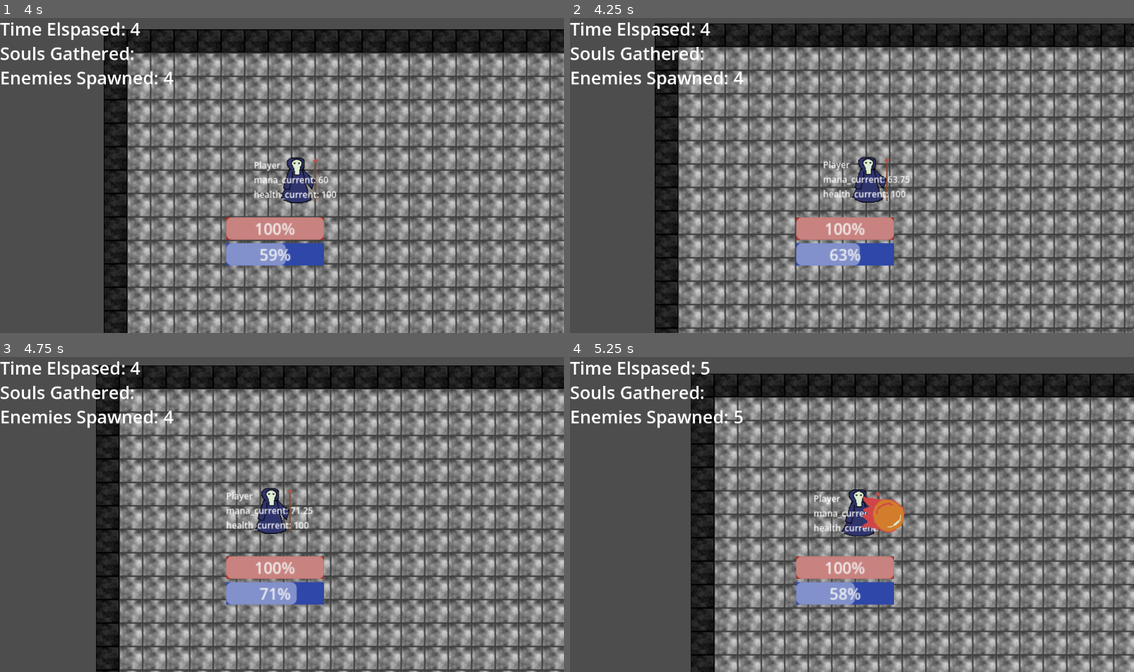
Above: before the commit, frames 1-4 (two rows, left to right).
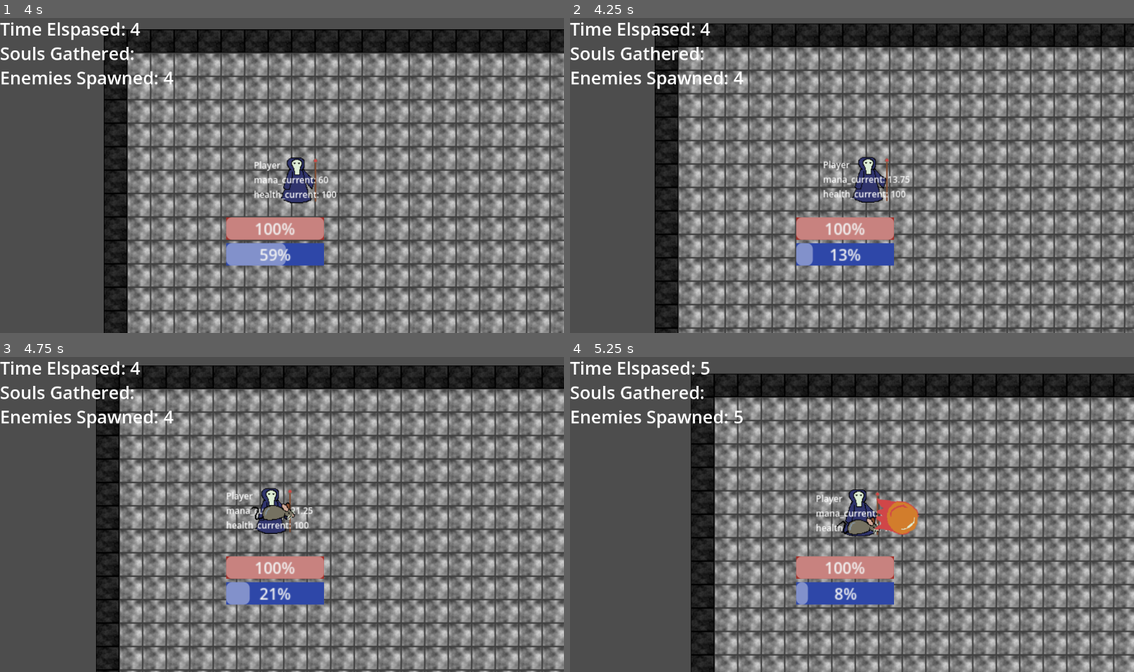
Above: after the commit, the same moments.

Repository: mzhong99/ludum-dare-2024
Game: Godot game, scene res://World/world.tscn
Two runs of this game, one before a commit and one after it. Both use one fixed random seed, a clock stepped at 60 frames per second and the inputs below.
Inputs (mouse positions are in pixels of both pictures, inside the frame that each line leads up to):
- Up to frame 1 (4 s): move the mouse to (406, 159) at 0.52 s; press the mouse at (406, 159) at 0.53 s; move the mouse to (169, 191) at 1.27 s; release the mouse at (169, 191) at 1.28 s; click (169, 191) at 1.35 s; move the mouse to (338, 106) at 2.02 s; press the mouse at (338, 106) at 2.03 s; move the mouse to (253, 238) at 2.77 s; release the mouse at (253, 238) at 2.78 s; click (253, 238) at 2.85 s; move the mouse to (451, 222) at 3.52 s; press the mouse at (451, 222) at 3.53 s
- Up to frame 2 (4.25 s): tap E (skill_e) at 4.15 s
- Up to frame 3 (4.75 s): move the mouse to (112, 467) at 4.27 s; release the mouse at (112, 467) at 4.28 s; click (112, 467) at 4.35 s
- Up to frame 4 (5.25 s): tap W (skill_w) at 4.9 s; move the mouse to (880, 514) at 5.02 s; press the mouse at (880, 514) at 5.03 s

Frame 1 is identical in both runs. In frame 2, 0.6% of the frame differs, in the area x 42-58%, y 50-79%; in frame 3, 0.9%; in frame 4, 1.8%, in the area x 41-62%, y 43-79%.

Commit message:
Integrate entity with rat

Diff:
--- a/Entity/UnusedPlayer.gd
+++ b/Entity/UnusedPlayer.gd
@@ -3,7 +3,8 @@
 
 @onready var skill_table = {
 	"skill_q": $BulletSkill,
-	"skill_w": $FireballSkill
+	"skill_w": $FireballSkill,
+	"skill_e": $RatSummonSkill
 }
 
 @export var mana_capacity: float = 100.0
@@ -33,11 +34,11 @@
 
 	for skill_input in skill_table.keys():
 		var skill_base: SkillBase = skill_table[skill_input] as SkillBase
-		if not Input.is_action_just_released(skill_input):
+		if not Input.is_action_pressed(skill_input):
 			continue
 		if skill_base.mana_cost > self.mana_current:
 			continue
-		if skill_base.start_cast():
+		if skill_base.start_cast(skill_input):
 			self.mana_current -= skill_base.mana_cost
 			skill_active = skill_base
 			return
@@ -61,7 +62,7 @@
 		is_moving = true
 		location_to_move_to = get_global_mouse_position()
 	if (is_moving):
-		self.velocity = MOVEMENT_SPEED * self.global_position.direction_to(location_to_move_to)
+		self.velocity = self.MOVEMENT_SPEED * self.global_position.direction_to(location_to_move_to)
 		self.move_and_slide()
 		if (self.global_position.distance_to(location_to_move_to) < 2):
 			is_moving = false
--- a/Entity/UnusedPlayer.tscn
+++ b/Entity/UnusedPlayer.tscn
@@ -1,10 +1,11 @@
-[gd_scene load_steps=12 format=3 uid="uid://xunr3oc0ogd6"]
+[gd_scene load_steps=13 format=3 uid="uid://xunr3oc0ogd6"]
 
 [ext_resource type="Script" path="res://Entity/UnusedPlayer.gd" id="1_2dtbh"]
 [ext_resource type="PackedScene" uid="uid://bj30he4tupx8u" path="res://Skills/SkillBase.tscn" id="3_3ye45"]
 [ext_resource type="PackedScene" uid="uid://2a7lk2v7o5fe" path="res://Skills/Bullet.tscn" id="4_tu746"]
 [ext_resource type="PackedScene" uid="uid://belun4uugbysk" path="res://Skills/Fireball.tscn" id="5_6odcg"]
 [ext_resource type="Texture2D" uid="uid://b37pajflyvanb" path="res://Assets/lich_casting.png" id="5_lot2q"]
+[ext_resource type="PackedScene" uid="uid://ccmwh1rj7ngvl" path="res://Entity/Rat.tscn" id="5_lrvhr"]
 [ext_resource type="Texture2D" uid="uid://60ti4an26s0j" path="res://Assets/lich_standing_1.png" id="5_oi3ig"]
 [ext_resource type="Texture2D" uid="uid://64l1majyil6h" path="res://Assets/lich_standing_2.png" id="6_b1aoa"]
 [ext_resource type="PackedScene" uid="uid://cu2lv2kcfurtt" path="res://Utility/NodeMonitor.tscn" id="7_d7vhv"]
@@ -58,6 +59,12 @@
 [node name="FireballSkill" parent="." instance=ExtResource("3_3ye45")]
 skill_spawner = ExtResource("5_6odcg")
 
+[node name="RatSummonSkill" parent="." instance=ExtResource("3_3ye45")]
+cooldown_sec = 1.5
+windup_sec = 0.5
+mana_cost = 50.0
+skill_spawner = ExtResource("5_lrvhr")
+
 [node name="AnimatedSprite2D" type="AnimatedSprite2D" parent="."]
 sprite_frames = SubResource("SpriteFrames_p14ga")
 animation = &"casting"
--- a/Skills/SkillBase.gd
+++ b/Skills/SkillBase.gd
@@ -7,10 +7,15 @@
 @export var mana_cost: float = 20.0
 
 @export var skill_spawner: PackedScene
+@export var is_channel_skill: bool = false
+
+@export var channel_progress = 1.0
 
 @onready var cooldown_timer: Timer = Utility.create_timer(self, cooldown_sec)
 @onready var windup_timer: Timer = Utility.create_timer(self, windup_sec, "_on_windup_finished")
-@onready var winddown_timer: Timer = Utility.create_timer(self, windup_sec, "_on_winddown_finished")
+@onready var winddown_timer: Timer = Utility.create_timer(self, winddown_sec, "_on_winddown_finished")
+
+var action_press = ""
 
 func _ready():
 	pass # Replace with function body.
@@ -33,7 +38,8 @@
 func is_cooling_down() -> bool:
 	return cooldown_timer.time_left > 0
 
-func start_cast() -> bool:
+func start_cast(action_press: String) -> bool:
+	self.action_press = action_press
 	if not self.is_cooling_down():
 		windup_timer.start()
 		cooldown_timer.start()
@@ -48,4 +54,12 @@
 	return 1.0
 
 func _process(_delta: float):
-	pass
+	if not self.is_channel_skill:
+		return
+	if self.is_windup():
+		if Input.is_action_just_released(action_press):
+			windup_timer.stop()
+			_on_windup_finished()
+			print_debug("Channel released")
+		else:
+			channel_progress = Utility.percent_progress(windup_timer)
Not shown: 1 places in Entity/Rat.tscn that only renumber resources
